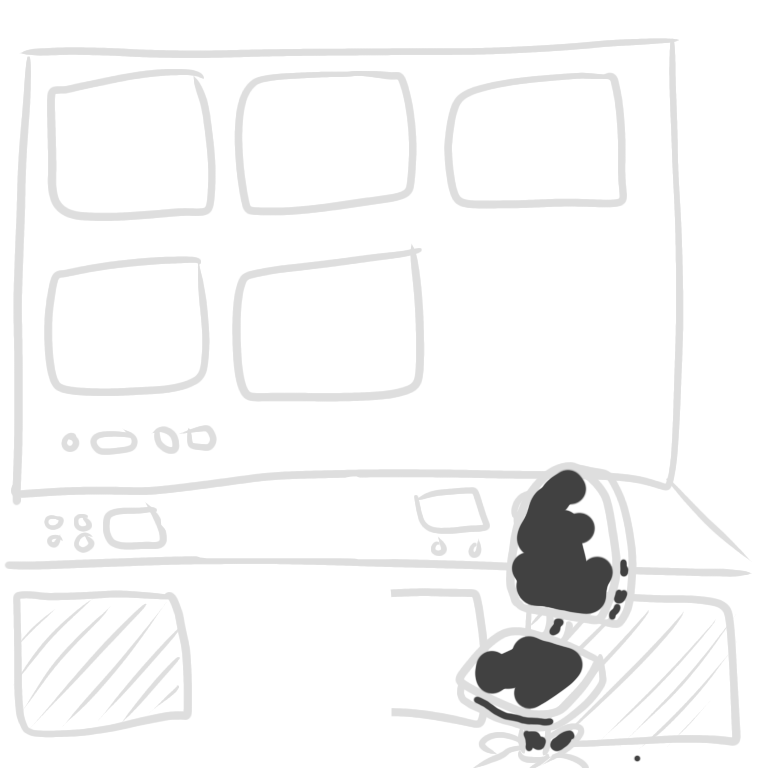
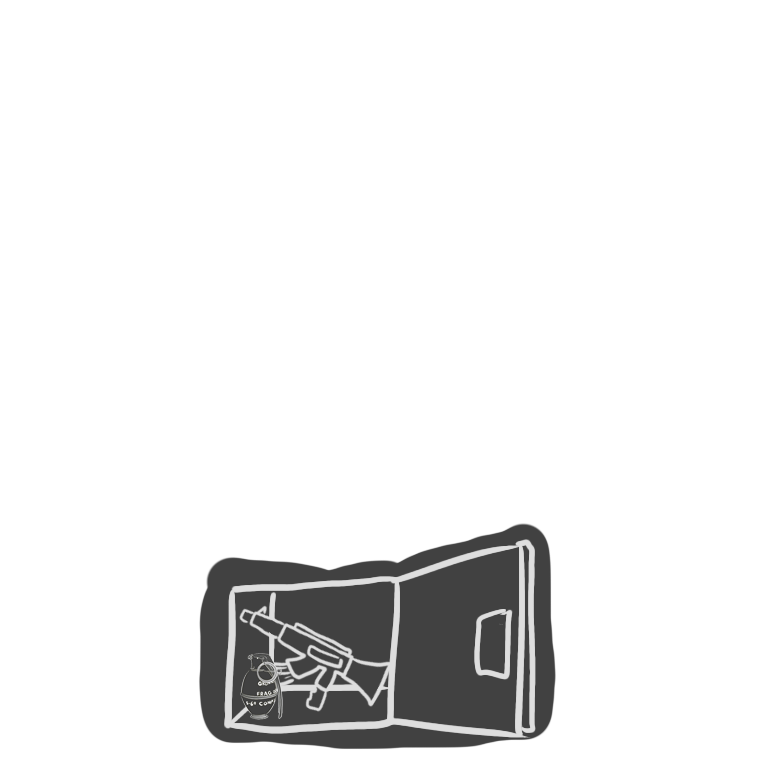
Layer changes from the first w=768, h=768 image to the second:
added layer "grenade" above "Layer 3" over <box>240,653,283,720</box>
showed "Layer 9" over <box>224,539,536,738</box>
showed "Layer 10" over <box>198,522,557,750</box>
hid "Layer 1" over <box>4,38,752,768</box>
